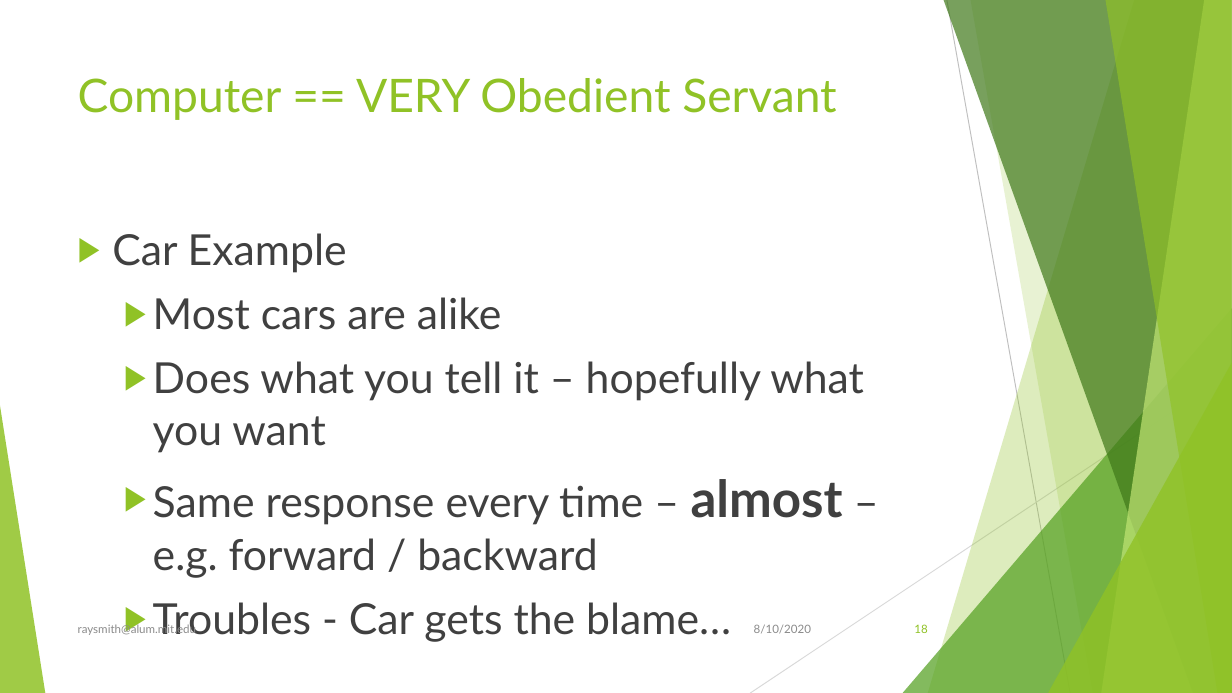
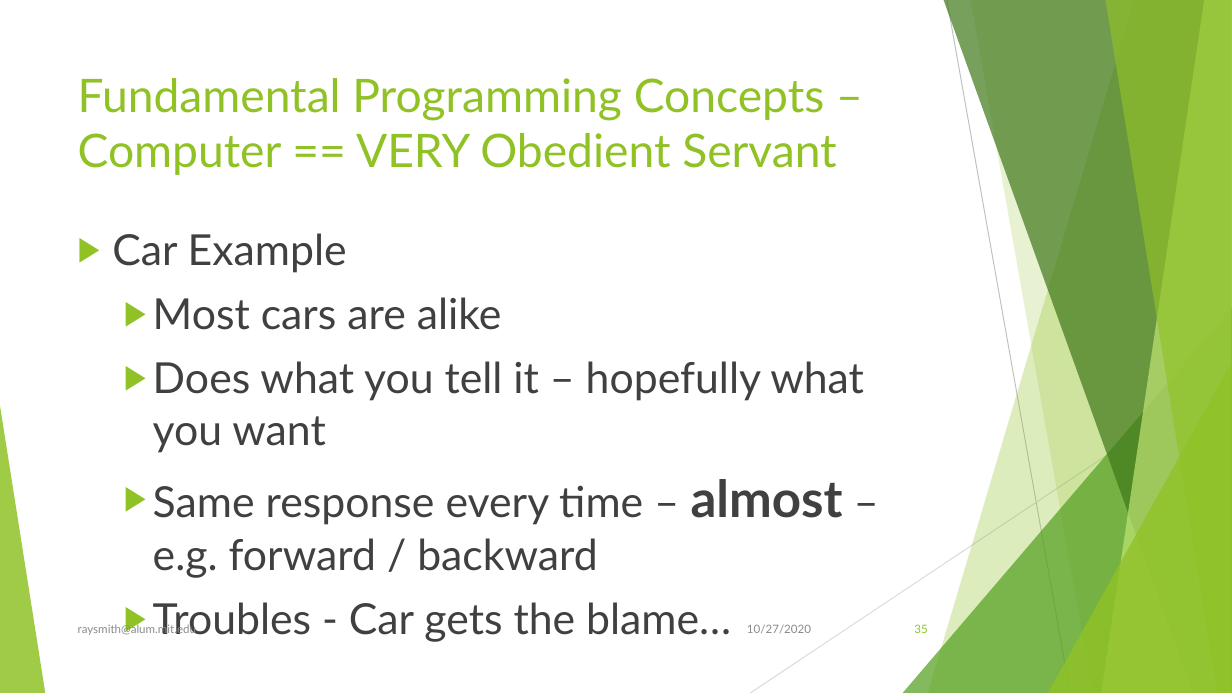
Before and after one commit to raysmith619/Introduction-To-Programming, a slide deck: slide 35 of Docs/Introduction to Proramming Using Python.pptx (slide 18 before the commit). Drawn at 1232x693 pixels with LibreOffice and Linux fonts; fonts in the diff are those of the drawing. Boxes give left, top, right and bottom in pixels: in the first picture for what was removed or moved away, otherwise in the second. Text is boxed around its words. In the diff, an @@ line names an element or a change of style, - is before the commit and + after.

```diff
--- a/Docs/Introduction to Proramming Using Python.pptx
+++ b/Docs/Introduction to Proramming Using Python.pptx
@@ title at <box>78,78,836,175</box>: text changed @@
-Computer == VERY Obedient Servant
+Fundamental Programming Concepts –
+Computer == VERY Obedient Servant
@@ text at <box>747,624,811,633</box>: text changed @@
-8/10/2020
+10/27/2020
@@ page number at <box>914,624,927,633</box>: text changed @@
-18
+35
```
Also in this commit, not shown: 106 other slides changed, 23 slides added, 2 slides removed, 1 other file.
